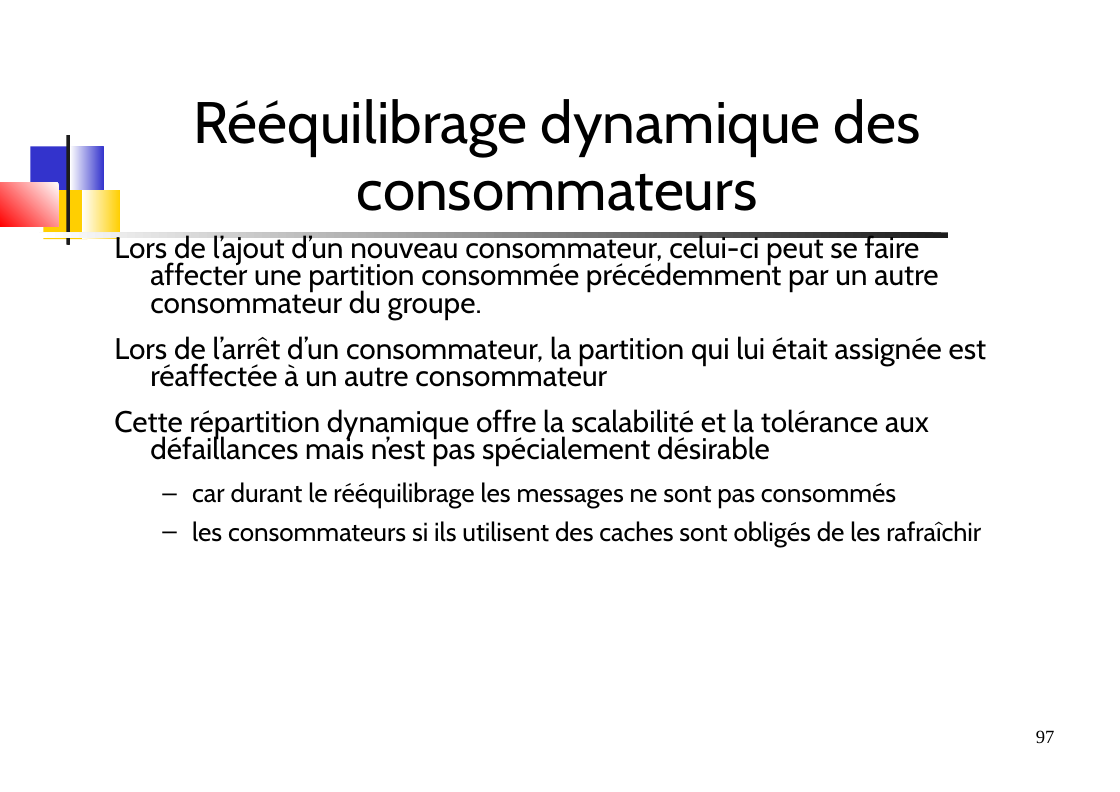
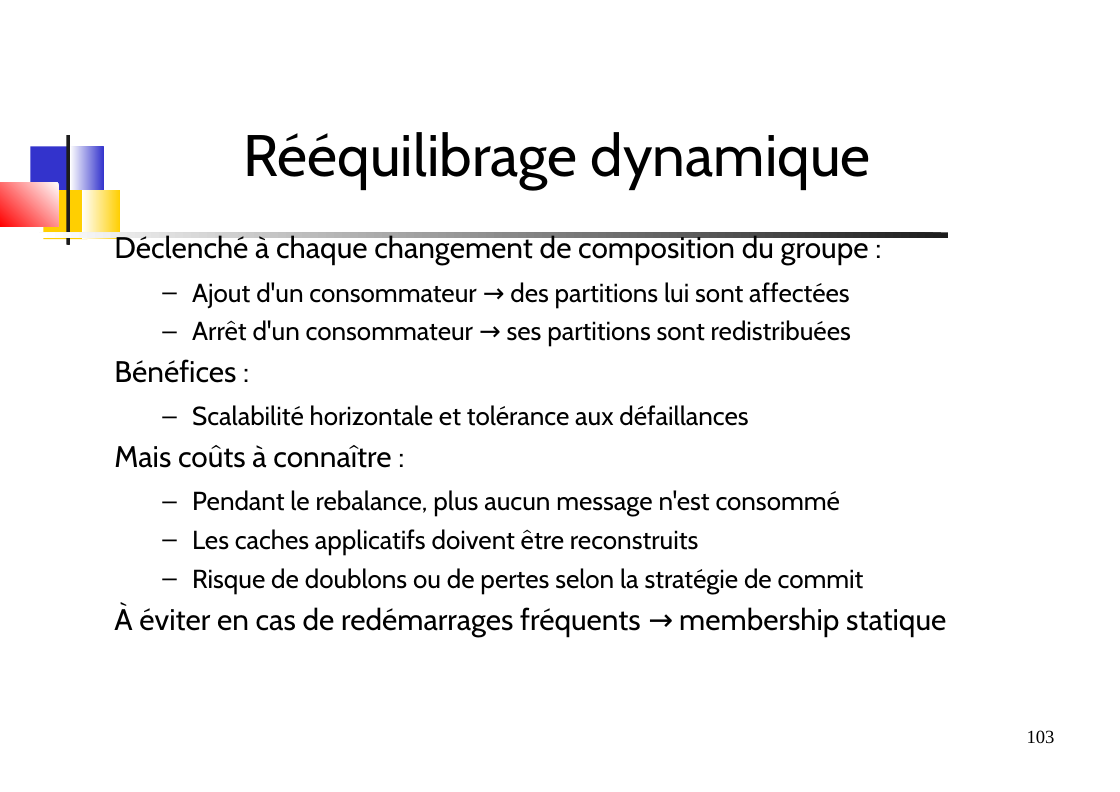
Before and after one commit to dthibau/kafka, a slide deck: slide 103 of KafkaAdmin.odp (slide 97 before the commit). Drawn at 1120x792 pixels with LibreOffice and Linux fonts; fonts in the diff are those of the drawing. Boxes give left, top, right and bottom in pixels: in the first picture for what was removed or moved away, otherwise in the second. Text is boxed around its words. In the diff, an @@ line names an element or a change of style, - is before the commit and + after.

```diff
--- a/KafkaAdmin.odp
+++ b/KafkaAdmin.odp
@@ title at (x1=244, y1=132, x2=871, y2=189): text changed @@
-Rééquilibrage dynamique des consommateurs
+Rééquilibrage dynamique
@@ text at (x1=114, y1=233, x2=946, y2=637): text changed; size 22.4 to 19.6 pt @@
-Lors de l’ajout d’un nouveau consommateur, celui-ci peut se faire affecter une partition consommée précédemment par un autre consommateur du groupe.
-Lors de l’arrêt d’un consommateur, la partition qui lui était assignée est réaffectée à un autre consommateur
-Cette répartition dynamique offre la scalabilité et la tolérance aux défaillances mais n’est pas spécialement désirable
-  – car durant le rééquilibrage les messages ne sont pas consommés
-  – les consommateurs si ils utilisent des caches sont obligés de les rafraîchir
+Déclenché à chaque changement de composition du groupe :
+  – Ajout d'un consommateur → des partitions lui sont affectées
+  – Arrêt d'un consommateur → ses partitions sont redistribuées
+Bénéfices :
+  – Scalabilité horizontale et tolérance aux défaillances
+Mais coûts à connaître :
+  – Pendant le rebalance, plus aucun message n'est consommé
+  – Les caches applicatifs doivent être reconstruits
+  – Risque de doublons ou de pertes selon la stratégie de commit
+À éviter en cas de redémarrages fréquents → membership statique
@@ page number at (x1=1027, y1=730, x2=1055, y2=743): text changed @@
-97
+103
```
Also in this commit, not shown: 55 other slides changed, 98 slides added, 73 slides removed, 23 other files.
